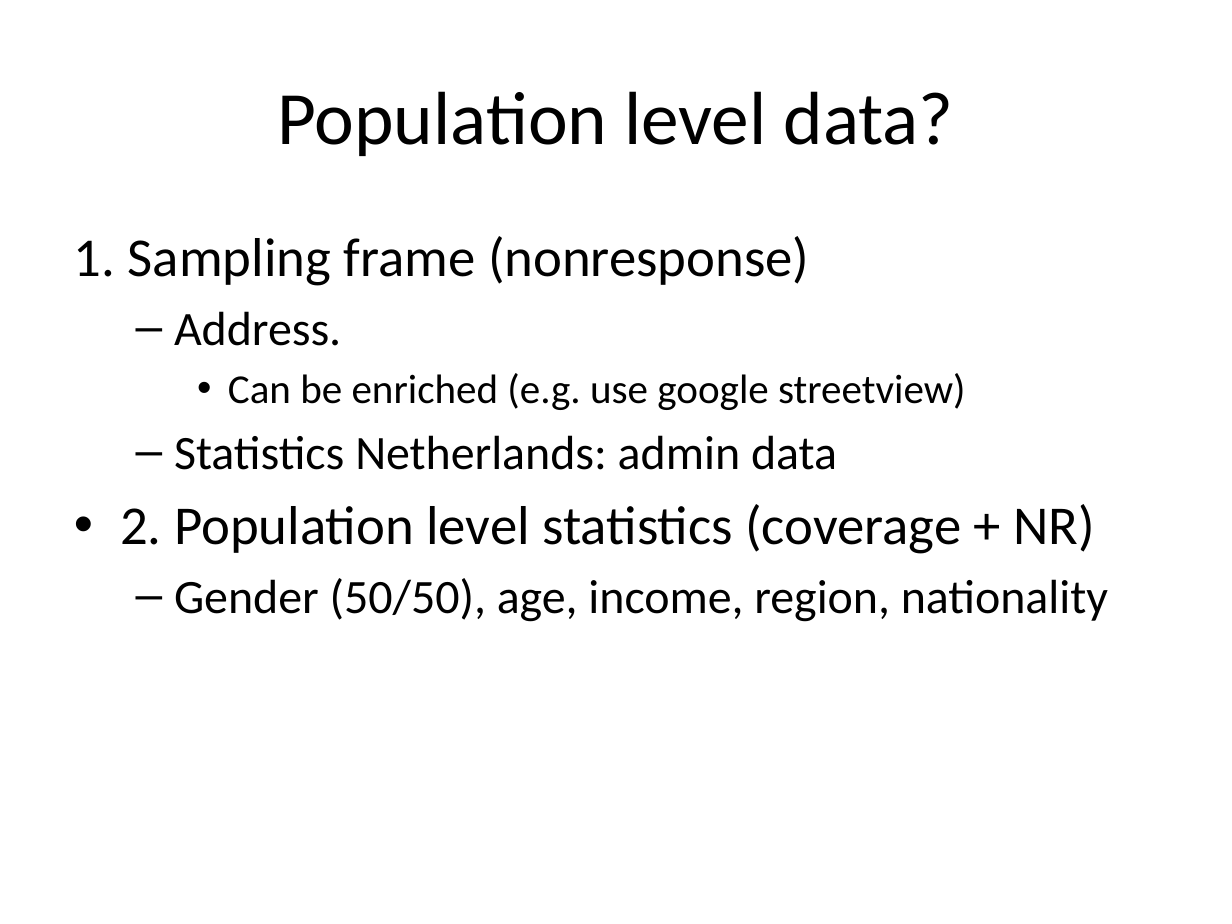
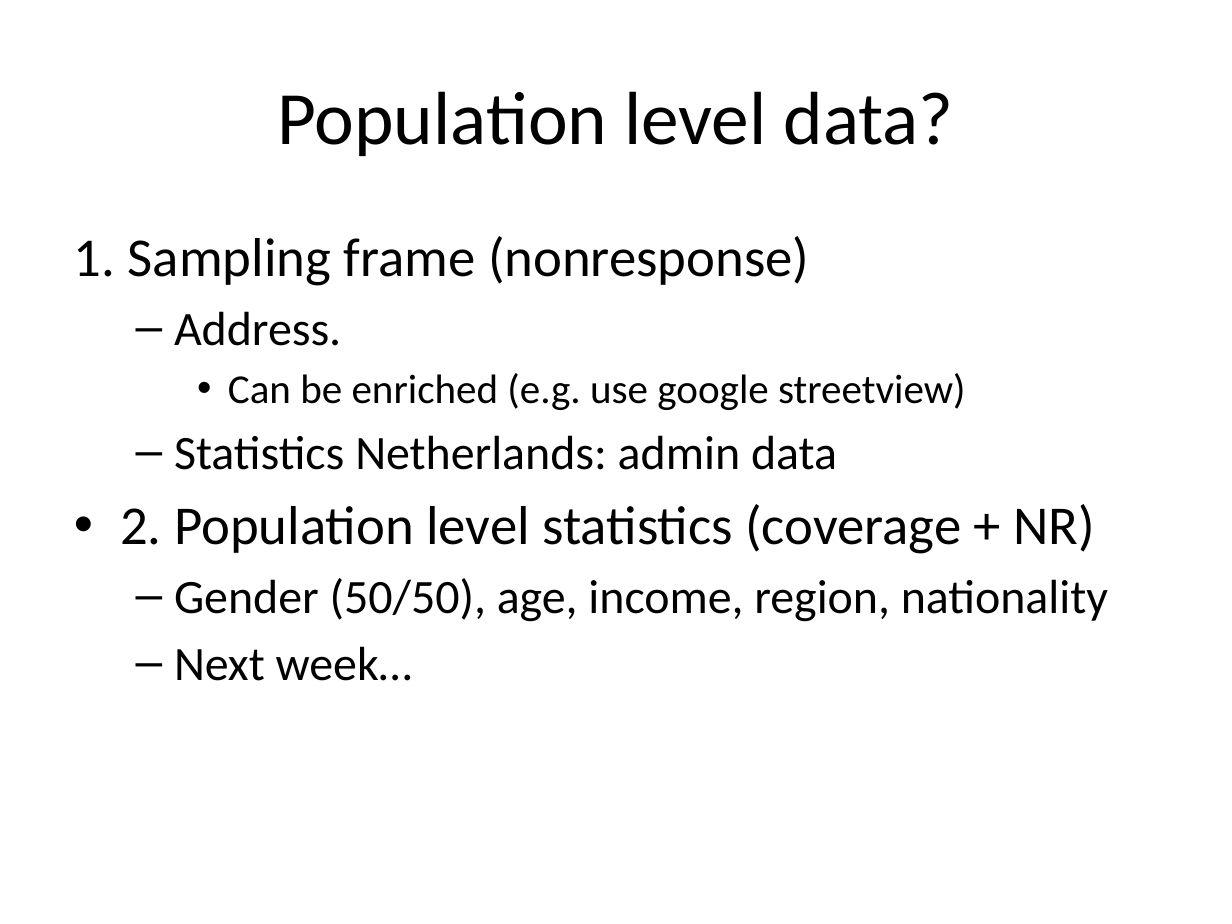
Before and after one commit to peterlugtig/peterlugtig.github.io, a slide deck: slide 26 of static/files/SDA/week9/lecture_week_9.pptx (slide 25 before the commit). Drawn at 1232x924 pixels with LibreOffice and Linux fonts; fonts in the diff are those of the drawing. Boxes give left, top, right and bottom in pixels: in the first picture for what was removed or moved away, otherwise in the second. Text is boxed around its words. In the diff, an @@ line names an element or a change of style, - is before the commit and + after.

```diff
--- a/static/files/SDA/week9/lecture_week_9.pptx
+++ b/static/files/SDA/week9/lecture_week_9.pptx
@@ text at [174, 646, 412, 681]: paragraph added @@
+  – Next week…
```
Also in this commit, not shown: 8 other slides changed, 4 slides added, 18 slides removed, 23 other files.
